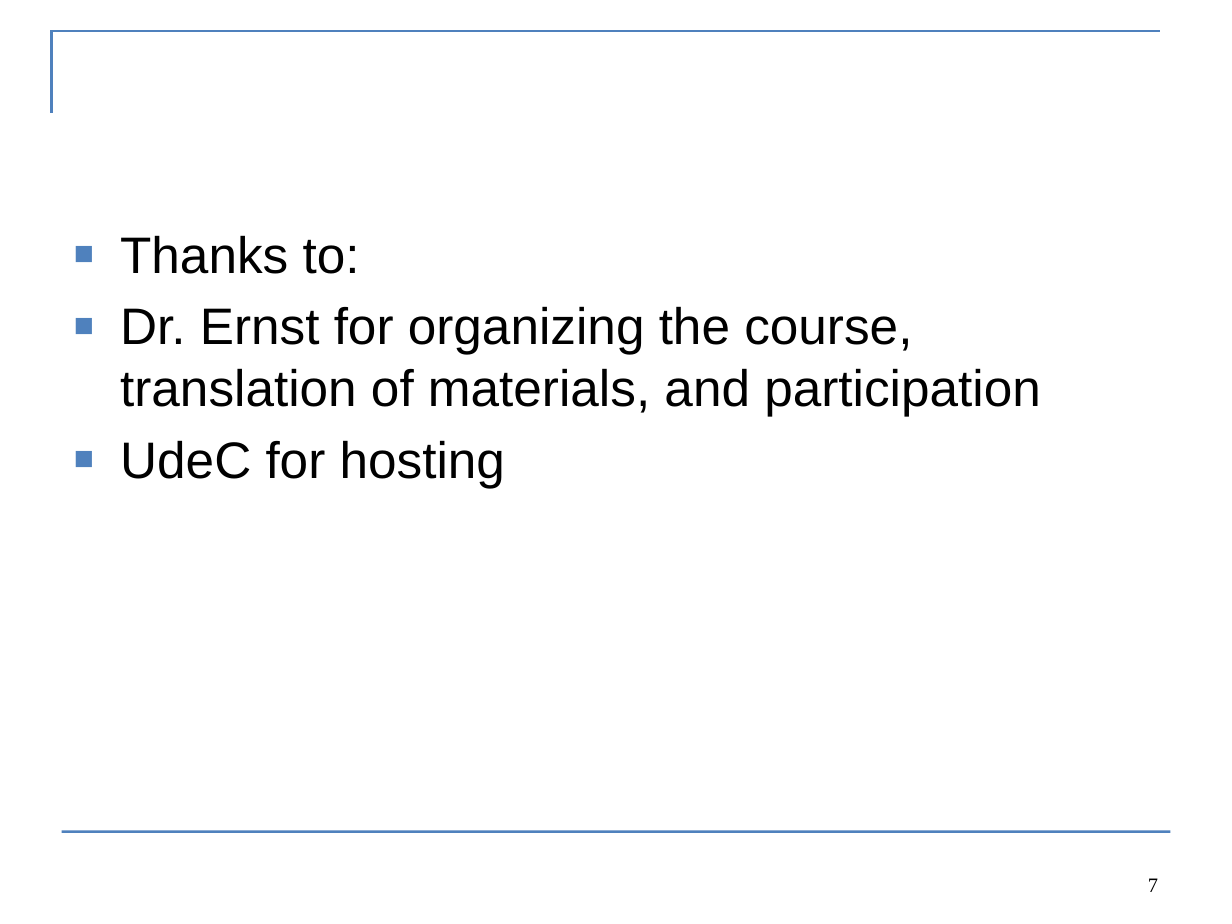
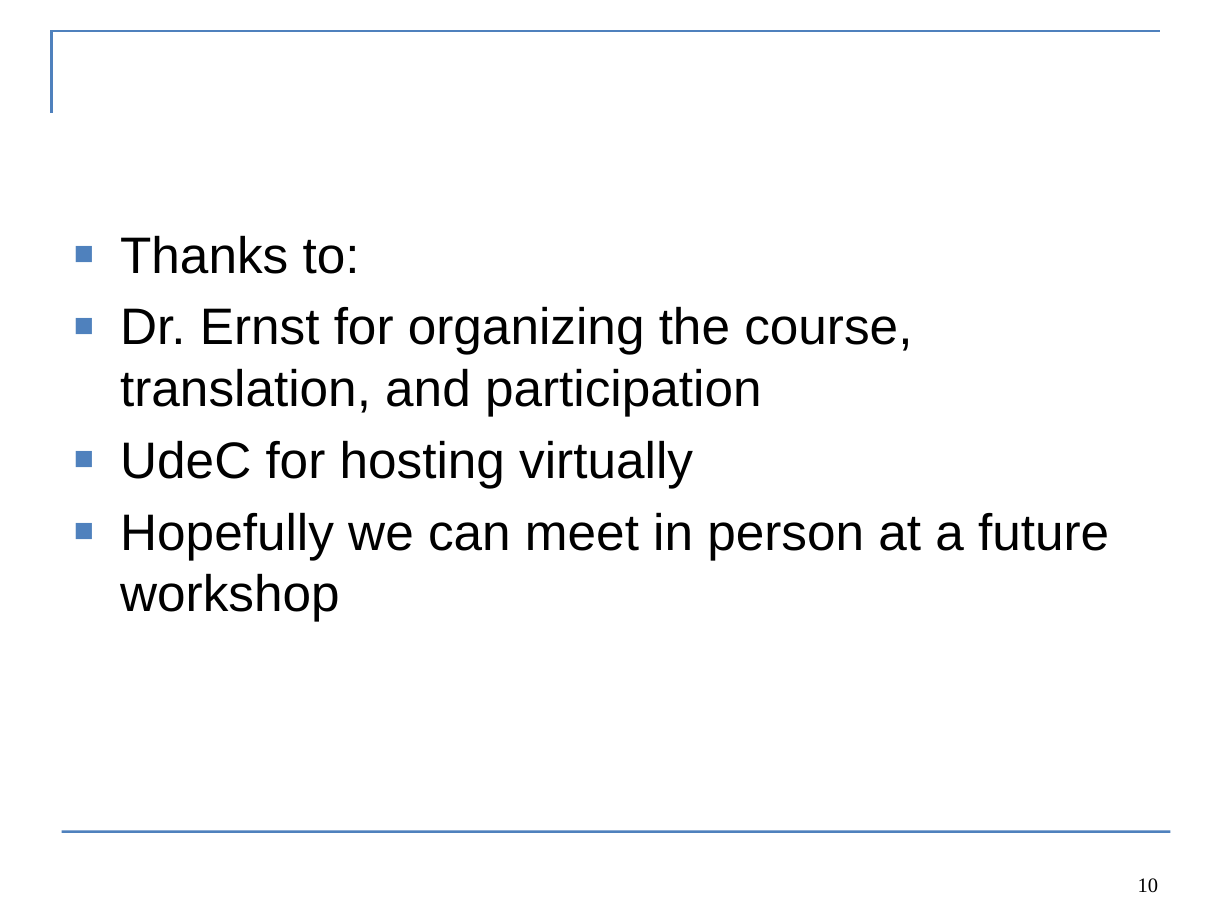
Before and after one commit to Cole-Monnahan-NOAA/tmb_workshop, a slide deck: slide 10 of day5/lecture5_conclusion_eng.pptx (slide 7 before the commit). Drawn at 1232x924 pixels with LibreOffice and Linux fonts; fonts in the diff are those of the drawing. Boxes give left, top, right and bottom in pixels: in the first picture for what was removed or moved away, otherwise in the second. Text is boxed around its words. In the diff, an @@ line names an element or a change of style, - is before the commit and + after.

```diff
--- a/day5/lecture5_conclusion_eng.pptx
+++ b/day5/lecture5_conclusion_eng.pptx
@@ text at (x1=120, y1=306, x2=1109, y2=621): text changed @@
-■ Dr. Ernst for organizing the course, translation of materials, and participation
-■ UdeC for hosting
+■ Dr. Ernst for organizing the course, translation, and participation
+■ UdeC for hosting virtually
+■ Hopefully we can meet in person at a future workshop
@@ page number at (x1=1138, y1=878, x2=1158, y2=893): text changed @@
-7
+10
```
Also in this commit, not shown: 5 other slides changed, 3 slides added, 7 other files.
